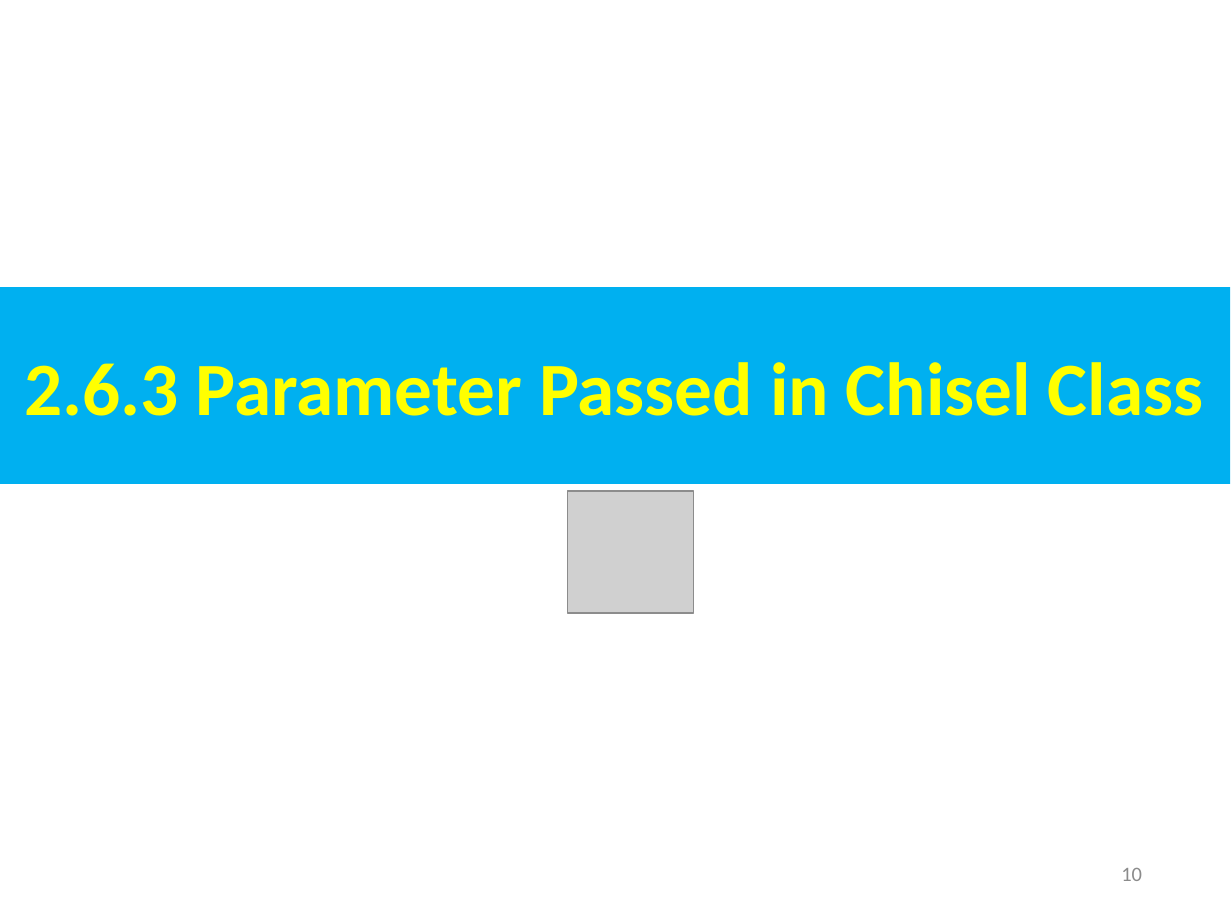
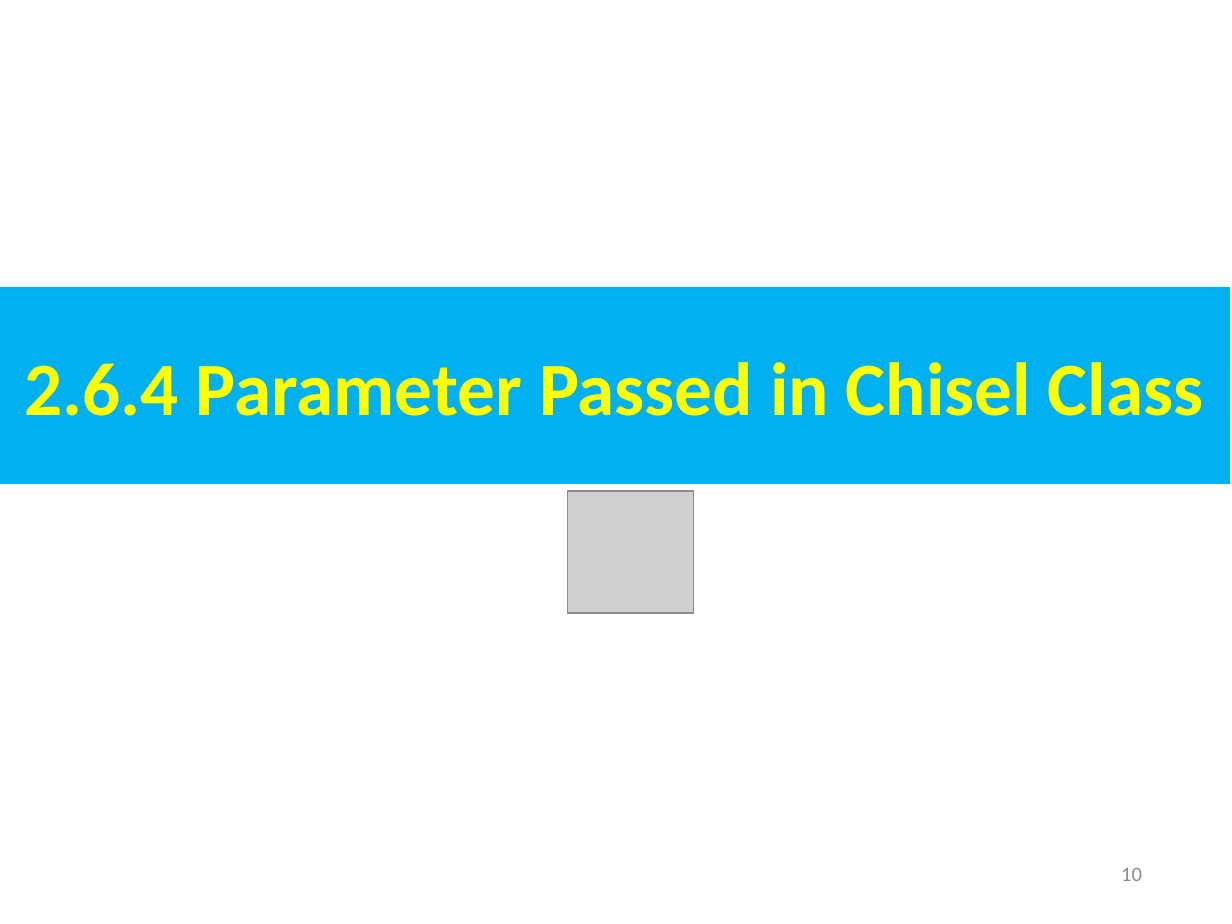
Before and after one commit to peterhchen/AIU_CS800_Chisel, a slide deck: slide 10 of 300_UCB_BC/003.1_Parameter/000_Video/003.1_Parameter.ppt. Drawn at 1232x924 pixels with LibreOffice and Linux fonts; fonts in the diff are those of the drawing; grey boxes stand for pictures. Boxes give left, top, right and bottom in pixels: in the first picture for what was removed or moved away, otherwise in the second. Text is boxed around its words. In the diff, an @@ line names an element or a change of style, - is before the commit and + after.

```diff
--- a/300_UCB_BC/003.1_Parameter/000_Video/003.1_Parameter.ppt
+++ b/300_UCB_BC/003.1_Parameter/000_Video/003.1_Parameter.ppt
@@ text in rectangle at [24,362,1203,416]: text changed @@
-2.6.3 Parameter Passed in Chisel Class
+2.6.4 Parameter Passed in Chisel Class
```
Also in this commit, not shown: 1 other slide changed, 38 slides added.
